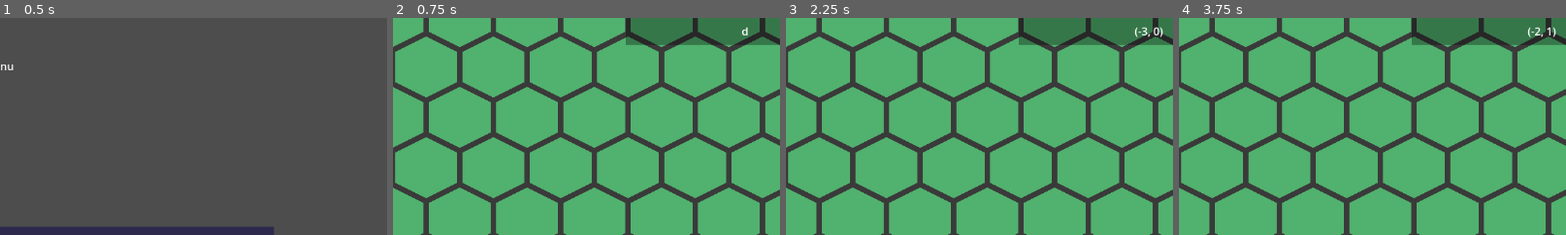
Above: before the commit, frames 1-4 (left to right).
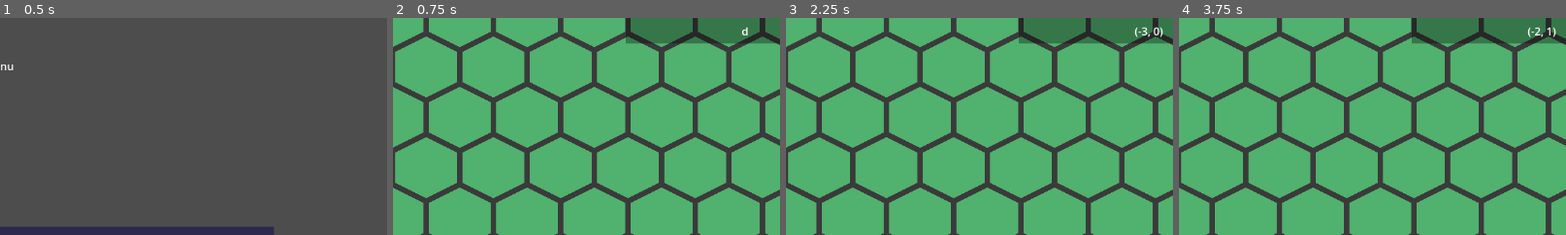
Above: after the commit, the same moments.

Repository: DragonCat4012/Shyv_Game
Game: Godot game, scene res://Scenes/menu.tscn
Same seed, same stepped clock (60 frames per second), same inputs: the game is played once before the commit and once after it.
Inputs (mouse positions are % of the whole screen's width and height, from its top left):
- Up to frame 1 (0.5 s): no input
- Up to frame 2 (0.75 s): click "Test Map" at 0.5 s
- Up to frame 3 (2.25 s): tap Enter at 1.25 s; move the mouse to (72, 45) at 1.27 s; right-click (72, 45) at 1.35 s; tap Space at 2 s; move the mouse to (30, 55) at 2.02 s; click (30, 55) at 2.1 s
- Up to frame 4 (3.75 s): tap Enter at 2.75 s; move the mouse to (60, 28) at 2.77 s; right-click (60, 28) at 2.85 s; tap Space at 3.5 s; move the mouse to (45, 70) at 3.52 s; click (45, 70) at 3.6 s
The pictures show only the part of the screen within x 50-100%, y 0-50%; the shares and areas given below are measured in that part.

Frame 1 is identical in both runs. In frame 2, 0.2% of the frame differs, in the area x 60-100%, y 11-13%; in frame 3, 0.2%; in frame 4, 0.2%.

Commit message:
WIP Generate start positions

Diff:
--- a/Global/SceneManager.gd
+++ b/Global/SceneManager.gd
@@ -2,6 +2,7 @@
 
 const MENUSCENE = "res://Scenes/menu.tscn"
 const HOSTSCENE = "res://Scenes/Lobby/hostView.tscn"
+const PEERSCENE = "res://Scenes/Lobby/PeerView.tscn"
+
 const GAMESCENE = "res://Scenes/Game/map.tscn"
-const PEERSCENE = "res://Scenes/Lobby/PeerView.tscn"
-const LOADINMAPSCENE = "res://Scenes/Lobby/MapGeneration.tscn"
+const HOSTGAMESCENE = "res://Scenes/Game/HostGameView.tscn"
--- /dev/null
+++ b/Models/DefaultNation1.tres
@@ -0,0 +1,9 @@
+[gd_resource type="Resource" script_class="NationModel" load_steps=2 format=3 uid="uid://c6w872fhh5ph2"]
+
+[ext_resource type="Script" path="res://Models/NationModel.gd" id="1_bvetx"]
+
+[resource]
+script = ExtResource("1_bvetx")
+name = "Nation 0"
+description = "Nameless Description"
+color = Color(0.33041, 0.563244, 0.109534, 1)
--- /dev/null
+++ b/Models/DefaultNation2.tres
@@ -0,0 +1,9 @@
+[gd_resource type="Resource" script_class="NationModel" load_steps=2 format=3 uid="uid://6d1jybeob241"]
+
+[ext_resource type="Script" path="res://Models/NationModel.gd" id="1_3hbl3"]
+
+[resource]
+script = ExtResource("1_3hbl3")
+name = "A Nation"
+description = "Nameless Description"
+color = Color(0.866378, 0.495727, 0.0940392, 1)
--- /dev/null
+++ b/Models/NationModel.gd
@@ -0,0 +1,7 @@
+class_name NationModel extends Resource
+
+@export var name: String = "Nameless Nation"
+@export var description: String = "Nameless Description"
+@export var color: Color = Color.REBECCA_PURPLE
+
+@export var tile_set: TileSet
--- /dev/null
+++ b/Scenes/Game/HostGameView.gd
@@ -0,0 +1,5 @@
+extends Node2D
+
+
+func _ready():
+	print("ayyy")
--- /dev/null
+++ b/Scenes/Game/HostGameView.tscn
@@ -0,0 +1,9 @@
+[gd_scene load_steps=3 format=3 uid="uid://bm6fe5lepfd3m"]
+
+[ext_resource type="Script" path="res://Scenes/Game/HostGameView.gd" id="1_kkixx"]
+[ext_resource type="PackedScene" uid="uid://7j7no5evfsjn" path="res://Scenes/Game/map.tscn" id="2_gnlp1"]
+
+[node name="HostGameView" type="Node2D"]
+script = ExtResource("1_kkixx")
+
+[node name="MapNode" parent="." instance=ExtResource("2_gnlp1")]
--- a/Scenes/Game/map.tscn
+++ b/Scenes/Game/map.tscn
@@ -47,9 +47,9 @@
 
 [node name="ColorRect2" type="ColorRect" parent="Control"]
 offset_left = 1157.0
-offset_top = 1.0
+offset_top = -1.0
 offset_right = 1233.0
-offset_bottom = 41.0
+offset_bottom = 39.0
 scale = Vector2(-3.096, 1)
 color = Color(0, 0, 0, 0.329412)
 
--- a/Scenes/Lobby/LobbyManager.gd
+++ b/Scenes/Lobby/LobbyManager.gd
@@ -39,4 +39,7 @@
 func start_game(seed):
 	rpc("_on_start_game", seed)
 	GamManager.seed = seed
-	get_tree().change_scene_to_file(SceneManager.GAMESCENE)
+	if GamManager.ownID == 1: # Server
+		get_tree().change_scene_to_file(SceneManager.HOSTGAMESCENE)
+	else: # Client
+		get_tree().change_scene_to_file(SceneManager.GAMESCENE)
--- /dev/null
+++ b/Scenes/Lobby/MapGeneration.tscn
@@ -0,0 +1,10 @@
+[gd_scene format=3 uid="uid://biems7l82otac"]
+
+[node name="MapGeneration" type="Node2D"]
+
+[node name="Label" type="Label" parent="."]
+offset_left = 382.0
+offset_top = 203.0
+offset_right = 924.0
+offset_bottom = 471.0
+text = "Aloha pls wait"
Binary file changed: Graphics/Tiles.png
